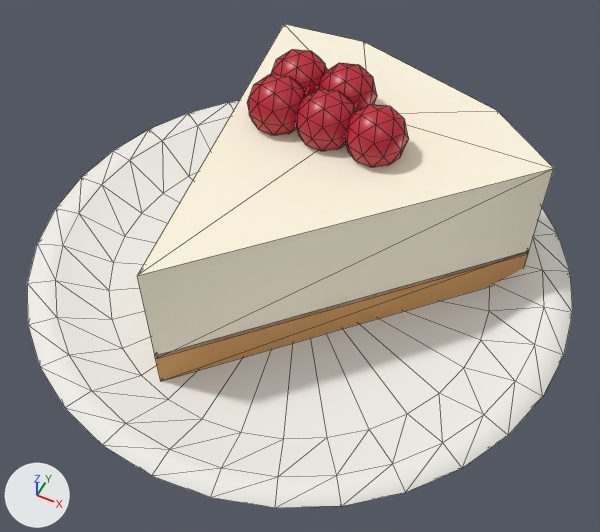
The glTF model game/assets/models/item_dish_cherry_cheesecake.glb: old version first, new version second.
Camera for both pictures: a camera (50 mm lens) standing at (0.113, -0.226, 0.296) and looking at (0.008, -0.015, 0.033). Lighting does not change. The marker at lower left points along +X, +Y and +Z. The older version comes first. Mesh edges are drawn as thin lines. Vertices at exactly the same position are counted once.

Script lines for the objects in view, before the commit:
```python
me_item_dish_cherry_cheesecake_gloss = bpy.data.meshes.new('item_dish_cherry_cheesecake_gloss')
me_item_dish_cherry_cheesecake_gloss.from_pydata(...)  # an icosphere of 80 faces spanning x -0.0324..-0.0076, y 0.007..0.033, z 0.071..0.097; an icosphere of 80 faces spanning x -0.0104..0.0144, y 0.007..0.033, z 0.071..0.097; an icosphere of 80 faces spanning x 0.0116..0.0364, y 0.007..0.033, z 0.071..0.097; an icosphere of 80 faces spanning x -0.0324..-0.0076, y 0.027..0.053, z 0.071..0.097; an icosphere of 80 faces spanning x -0.0104..0.0144, y 0.027..0.053, z 0.071..0.097
me_item_dish_cherry_cheesecake_gloss.materials.append(mat_item_dish_cherry_cheesecake_gloss)
me_item_dish_cherry_cheesecake_main = bpy.data.meshes.new('item_dish_cherry_cheesecake_main')
me_item_dish_cherry_cheesecake_main.from_pydata(...)  # 218 vertices, 424 faces; spans x -0.12..0.12, y -0.12..0.12, z 0.0..0.076
me_item_dish_cherry_cheesecake_main.materials.append(mat_item_dish_cherry_cheesecake_main)
ob_item_dish_cherry_cheesecake_gloss = bpy.data.objects.new('item_dish_cherry_cheesecake_gloss', me_item_dish_cherry_cheesecake_gloss)
ob_item_dish_cherry_cheesecake_gloss.location = (0.0, 0.0, 0.0)
ob_item_dish_cherry_cheesecake_main = bpy.data.objects.new('item_dish_cherry_cheesecake_main', me_item_dish_cherry_cheesecake_main)
ob_item_dish_cherry_cheesecake_main.location = (0.0, 0.0, 0.0)
```
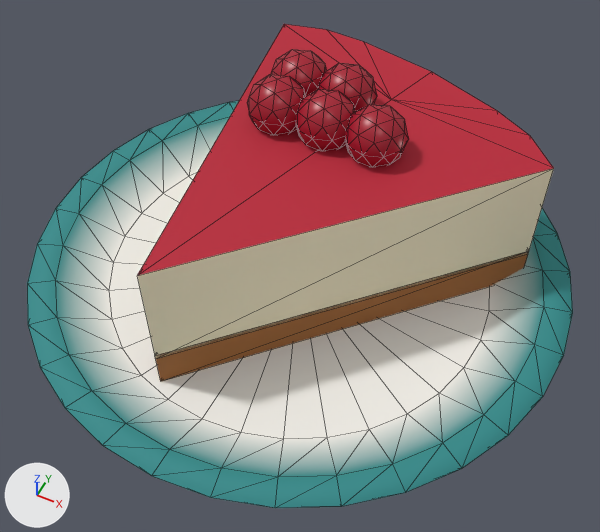
The change, as a diff of the scene's bpy script:
```diff
--- a/game/assets/models/item_dish_cherry_cheesecake.glb.py
+++ b/game/assets/models/item_dish_cherry_cheesecake.glb.py
@@ me_item_dish_cherry_cheesecake_main @@
 # used by ob_item_dish_cherry_cheesecake_main; location = (0.0, 0.0, 0.0)
-me_item_dish_cherry_cheesecake_main.from_pydata(...)  # 218 vertices, 424 faces; spans x -0.12..0.12, y -0.12..0.12, z 0.0..0.076
+me_item_dish_cherry_cheesecake_main.from_pydata(...)  # 229 vertices, 440 faces; spans x -0.12..0.12, y -0.12..0.12, z 0.0..0.076
+# me_item_dish_cherry_cheesecake_main part 1
+# 3 vertices are removed from x 0.013, y 0.042, z 0.026..0.076
+# 30 faces are deleted
+# 1 vertex moves from x 0.013, y 0.042, z 0.01 to x 0.017, y 0.055, z 0.01
+# 14 vertices are added at x -0.031..0.078, y 0.055..0.091, z 0.01..0.076
+# 46 new faces join them
+# me_item_dish_cherry_cheesecake_main part 2: 362 kept faces spanning x -0.12..0.12, y -0.12..0.12, z 0.0..0.076 get new vertex colours
 me_item_dish_cherry_cheesecake_main.materials.append(mat_item_dish_cherry_cheesecake_main)
```

Changed parts and their boxes (x1, y1, x2, y2) in the pictures (600 x 532 px):
part 1 of me_item_dish_cherry_cheesecake_main, built on
    both: (138, 24, 553, 275)
part 2 of me_item_dish_cherry_cheesecake_main, recoloured (darker)
    both: (27, 101, 573, 508)
